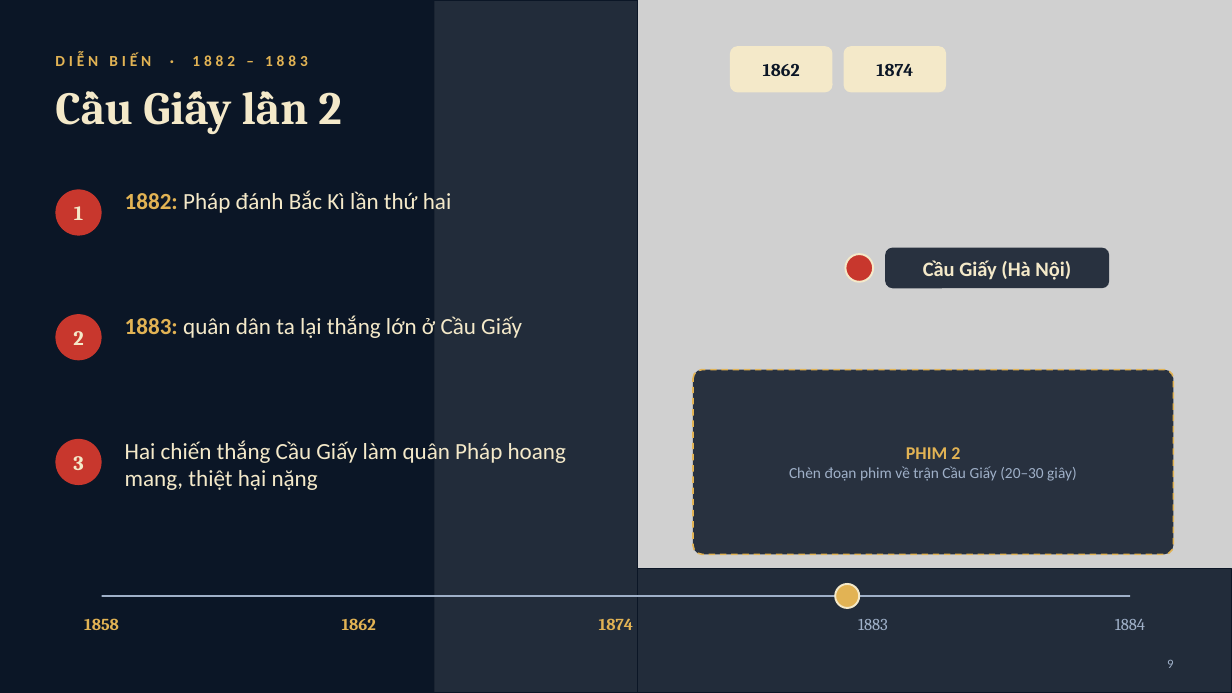
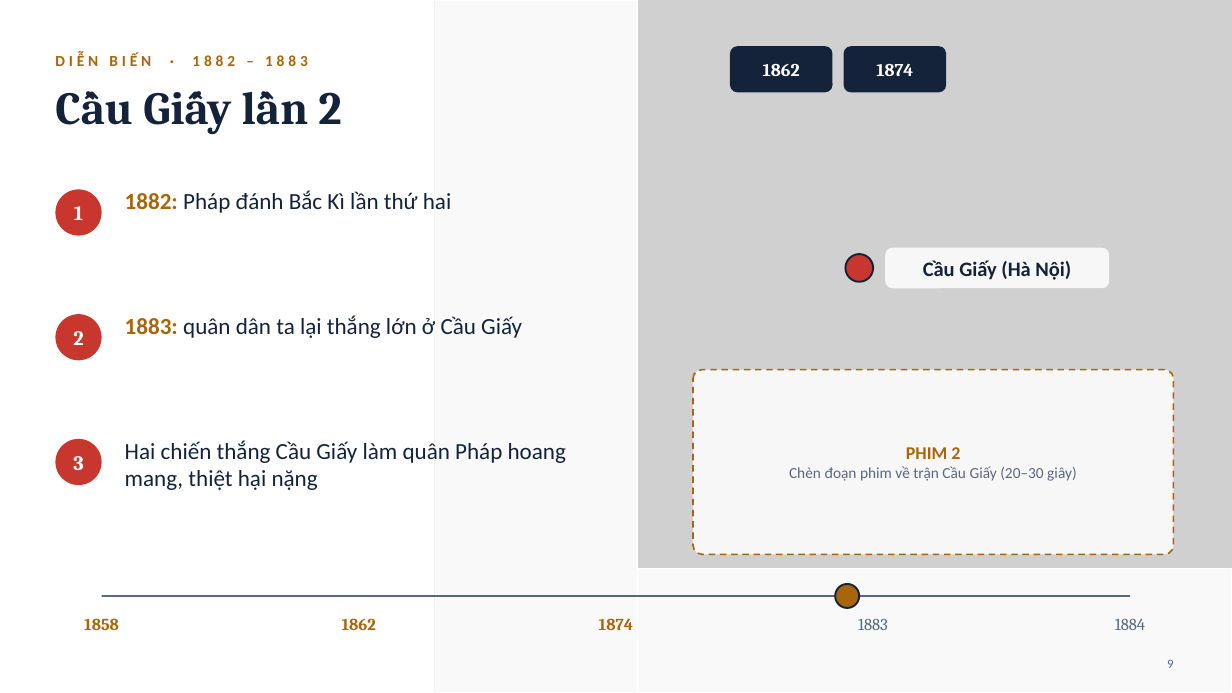
Before and after one commit to binhnguyentri2010-lang/bocaocap, a slide deck: slide 9 of thuyet-trinh/khang-chien-chong-phap-1858-1884.pptx. Drawn at 1232x693 pixels with LibreOffice and Linux fonts; fonts in the diff are those of the drawing; grey boxes stand for pictures. Boxes give left, top, right and bottom in pixels: in the first picture for what was removed or moved away, otherwise in the second. Text is boxed around its words. In the diff, an @@ line names an element or a change of style, - is before the commit and + after.

```diff
--- a/thuyet-trinh/khang-chien-chong-phap-1858-1884.pptx
+++ b/thuyet-trinh/khang-chien-chong-phap-1858-1884.pptx
@@ background #0B1626 to #FFFFFF @@
@@ rectangle at [0, 0, 638, 693]: fill #0B1626 at 88% opacity to #FFFFFF at 88% opacity; outline #0B1626 1 pt to #FFFFFF 1 pt @@
@@ rounded rectangle "1862" at [730, 46, 833, 92]: text colour #0B1626 to #FFFFFF; fill #F4E9C9 to #14233A @@
@@ rounded rectangle "1874" at [844, 46, 946, 92]: text colour #0B1626 to #FFFFFF; fill #F4E9C9 to #14233A @@
@@ text "Cầu Giấy lần 2" at [318, 92, 341, 124]: text colour #F4E9C9 to #14233A @@
@@ text "1882: Pháp đánh Bắc Kì ..." at [125, 190, 451, 213]: text colour #E2B354 to #A8650A in "1882:"; text colour #F4E9C9 to #14233A in "Pháp đánh Bắc Kì lần thứ hai" @@
@@ ellipse at [846, 254, 873, 282]: outline #F4E9C9 1.5 pt to #14233A 1.5 pt @@
@@ rounded rectangle "Cầu Giấy (Hà Nội)" at [885, 248, 1109, 288]: text colour #F4E9C9 to #14233A; fill #0B1626 at 85% opacity to #FFFFFF at 85% opacity @@
@@ text "1883: quân dân ta lại ..." at [125, 315, 522, 338]: text colour #E2B354 to #A8650A in "1883:"; text colour #F4E9C9 to #14233A in "quân dân ta lại thắng lớn ở ..." @@
@@ rounded rectangle "PHIM 2" at [693, 370, 1174, 555]: text colour #E2B354 to #A8650A in "PHIM 2"; text colour #9FB0C8 to #5A6880 in "Chèn đoạn phim về trận Cầu Giấy ..."; fill #0B1626 at 85% opacity to #FFFFFF at 85% opacity; outline #E2B354 1.25 pt dashed to #A8650A 1.25 pt dashed @@
@@ text colour #F4E9C9 to #FFFFFF in 3 elements at [55, 189, 102, 236], [55, 314, 102, 360], [55, 439, 102, 485] @@
@@ text "Hai chiến thắng Cầu Giấy ..." at [125, 440, 566, 490]: text colour #F4E9C9 to #14233A @@
@@ rectangle at [638, 568, 1232, 693]: fill #0B1626 at 88% opacity to #FFFFFF at 88% opacity; outline #0B1626 1 pt to #FFFFFF 1 pt @@
@@ line (102, 596) - (1130, 596): stroke #9FB0C8 1.25 pt to #5A6880 1.25 pt @@
@@ ellipse at [836, 584, 860, 608]: fill #E2B354 to #A8650A; outline #F4E9C9 1.5 pt to #14233A 1.5 pt @@
@@ text colour #E2B354 to #A8650A in 4 elements at [55, 53, 308, 66], [84, 618, 119, 630], [342, 618, 376, 630], [599, 618, 633, 630] @@
@@ text colour #9FB0C8 to #5A6880 in 3 elements at [858, 619, 888, 630], [1115, 619, 1145, 630], [1167, 659, 1173, 668] @@
```
Also in this commit, not shown: 12 other slides changed, 3 other files.
